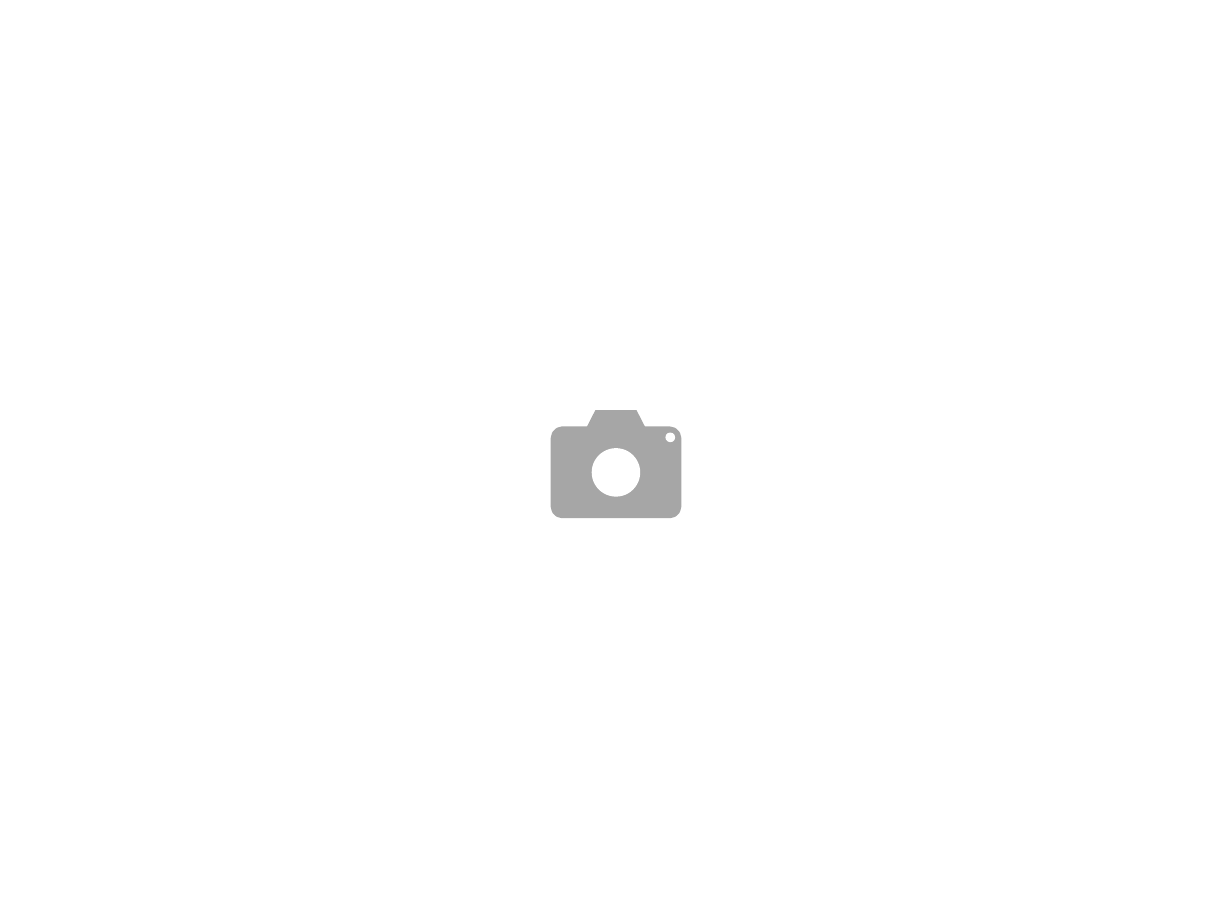
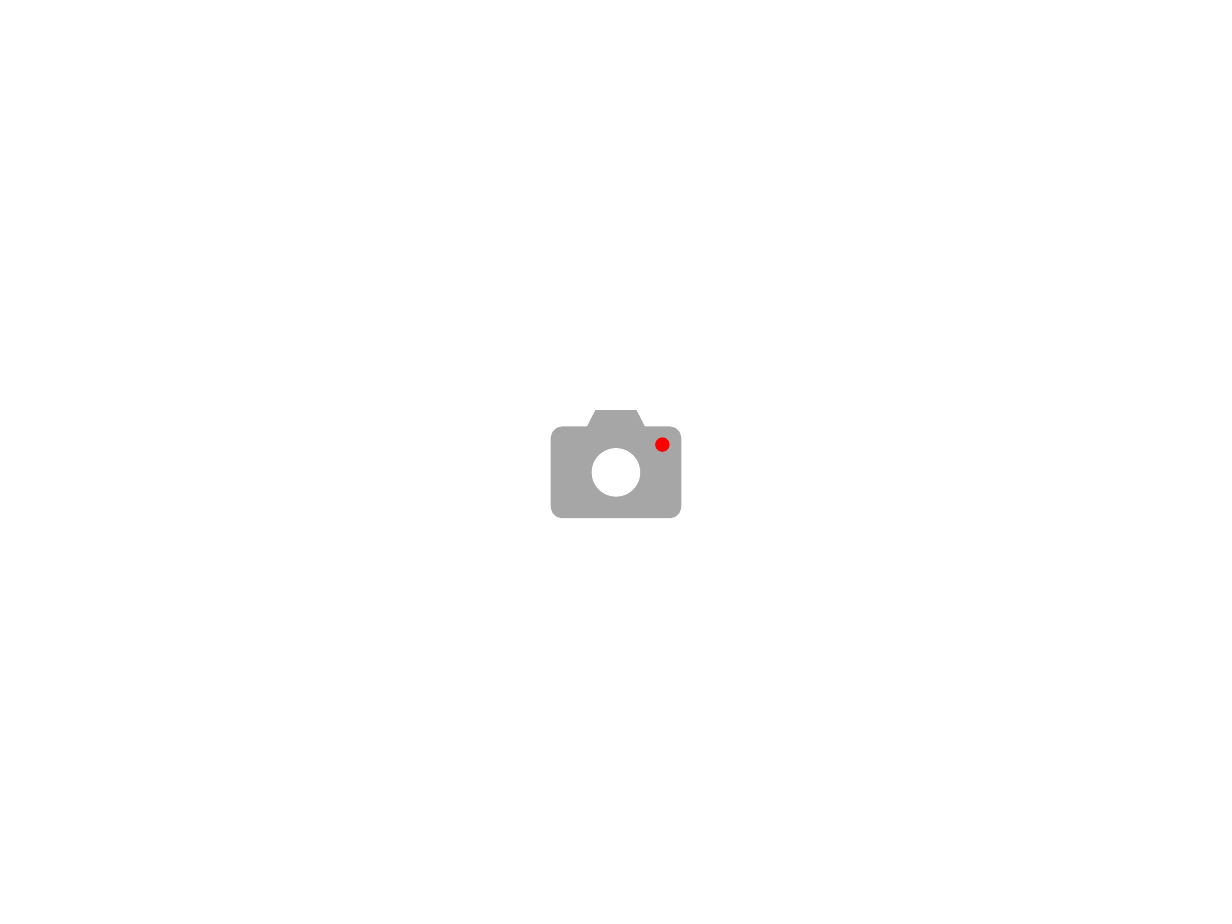
Before and after one commit to YinshengGuo/WinduVision, a slide deck: slide 1 of icons/icons.pptx. Drawn at 1232x924 pixels with LibreOffice and Linux fonts; fonts in the diff are those of the drawing. Boxes give left, top, right and bottom in pixels: in the first picture for what was removed or moved away, otherwise in the second. Text is boxed around its words. In the diff, an @@ line names an element or a change of style, - is before the commit and + after.

```diff
--- a/icons/icons.pptx
+++ b/icons/icons.pptx
@@ ellipse: place and size @@
-ellipse at bbox=[665, 432, 675, 442]
+ellipse at bbox=[655, 437, 670, 452]
@@ ellipse at bbox=[655, 437, 670, 452]: fill #FFFFFF to #FF0000 @@
```
Also in this commit, not shown: 1 other slide changed, 4 slides added, 3 slides removed, 24 other files.
